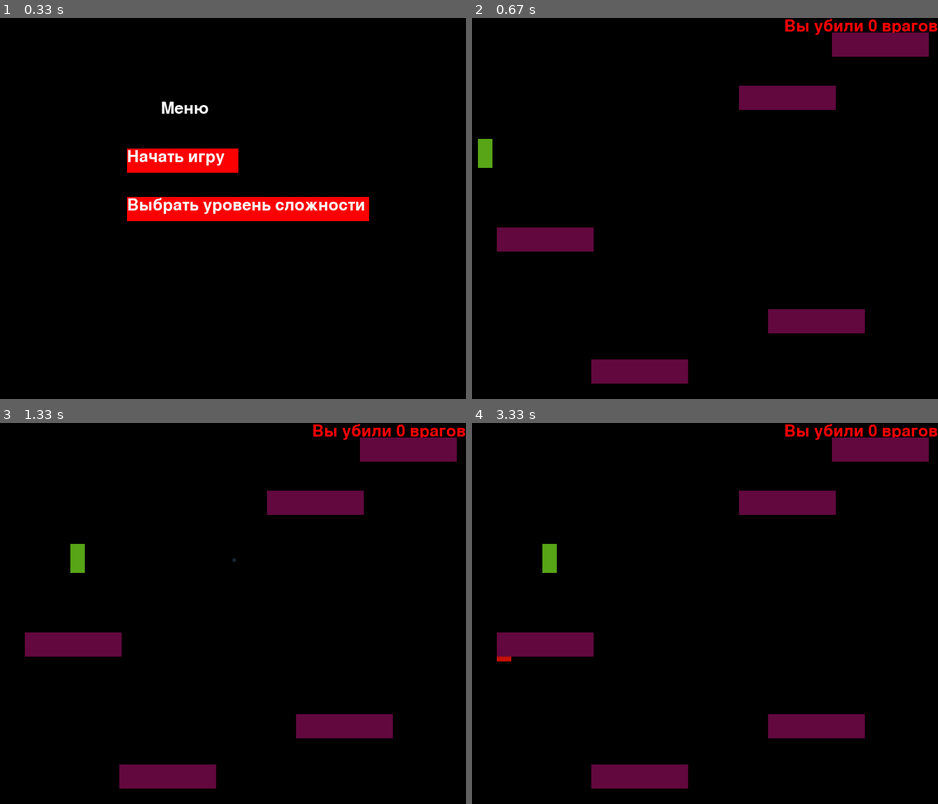
Above: before the commit, frames 1-4 (two rows, left to right).
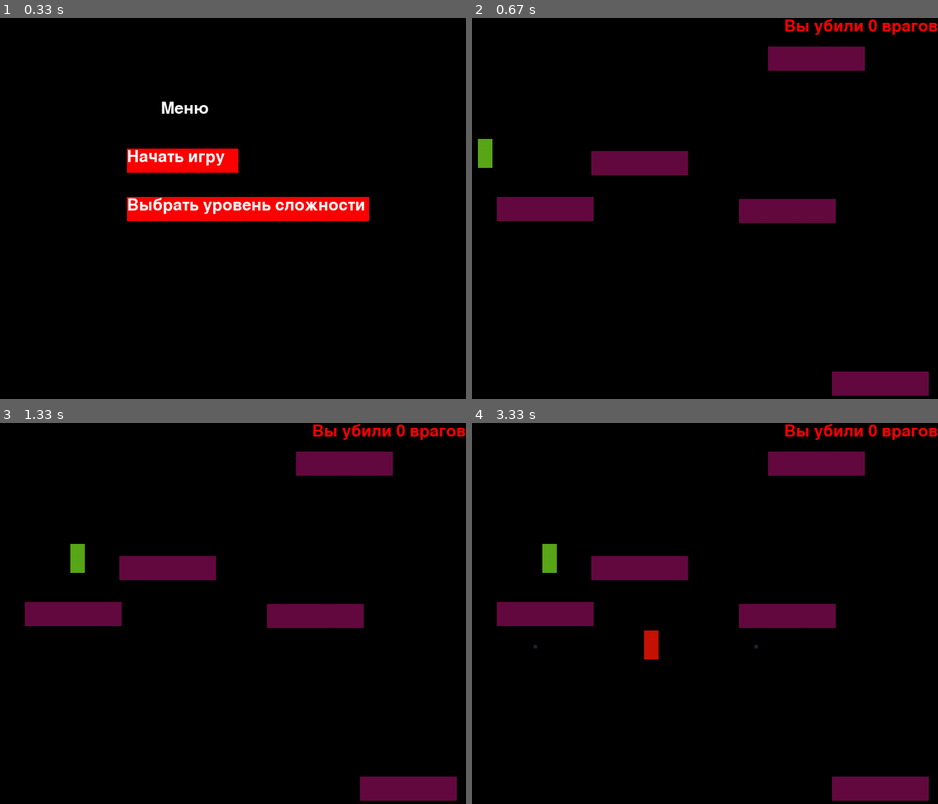
Above: after the commit, the same moments.

Repository: code-n-cry/pygame-tutoring-project
Game: pygame game, started from game.py
The game is run twice, just before and just after one commit, with the same random seed, the same clock (stepped at 60 frames per second) and the same inputs.
Inputs:
- Up to frame 1 (0.33 s): no input
- Up to frame 2 (0.67 s): click "Начать игру" at 0.38 s
- Up to frame 3 (1.33 s): tap Space at 0.67 s; hold D from 1 s (still down)
- Up to frame 4 (3.33 s): release D at 1.47 s; hold W 1.5-1.8 s; hold D 1.83-2.3 s; hold A 2.33-2.87 s; hold S 2.9-3.2 s; hold A from 3.23 s (still down); tap Space at 3.3 s

Frame 1 is identical in both runs. In frame 2, 13% of the frame differs, in the area x 5-99%, y 3-100%; in frame 3, 13%; in frame 4, 13%.

Commit message:
добавил уровни сложности

Diff:
--- a/game.py
+++ b/game.py
@@ -67,12 +67,40 @@
         self.in_menu = True
 
     def update(self, event):
-        global difficult
+        global difficult,enemy_count
         if event.type == pygame.MOUSEBUTTONDOWN:
             pos = event.pos
             if self.choice == False:
                 if 300 <= pos[0] <= 530 and 270 <= pos[1] <= 320:
                     self.in_menu = False
+                    x_list = []
+                    y_list = []
+                    wall_count = 0
+                    if difficult == "easy":
+                        wall_count = 5
+                        enemy_count = 1
+                    if difficult == "normal":
+                        wall_count = 7
+                        enemy_count = 2
+                    if difficult == "hard":
+                        wall_count = 9
+                        enemy_count = random.randint(3,4)
+                    for i in range(wall_count):
+                        x = random.randint(1, 800)
+                        y = random.randint(50, 750)
+                        if not x_list and not y_list:
+                            x_list.append(x)
+                            y_list.append(y)
+                        else:
+                            for i in range(len(x_list)):
+                                while x_list[i] - 70 <= x <= x_list[i] + 270:
+                                    x = random.randint(1, 800)
+                                while y_list[i] - 70 <= y <= y_list[i] + 270:
+                                    y = random.randint(1, 750)
+                            x_list.append(x)
+                            y_list.append(y)
+                        wall = Wall(x, y)
+                        wall_group.add(wall)
                 if 300 <= pos[0] <= 800 and 370 <= pos[1] <= 420:
                     self.choice = True
             else:
@@ -151,25 +179,7 @@
 
 
 kill_count = 0
-x_list = []
-y_list = []
-for i in range(5):
-    x = random.randint(1, 800)
-    y = random.randint(1, 750)
-    if not x_list and not y_list:
-        x_list.append(x)
-        y_list.append(y)
-    else:
-        for i in range(len(x_list)):
-            while x_list[i] - 70 <= x <= x_list[i] + 270:
-                x = random.randint(1, 800)
-            while y_list[i] - 70 <= y <= y_list[i] + 270:
-                y = random.randint(1, 750)
-        x_list.append(x)
-        y_list.append(y)
-    wall = Wall(x, y)
-    wall_group.add(wall)
-
+enemy_count = 1
 player = Player(50, 250)
 menu = Menu()
 while True:
@@ -190,21 +200,25 @@
                     enemy_bullet_right = Bullet(enemy.rect.x, enemy.rect.y + 30, -12)
                     enemy_bullet_group.add(enemy_bullet_left, enemy_bullet_right)
             if event.type == SPAWN_EVENT:
-                for i in enemy_group:
-                    i.kill()
+                print(enemy_count)
+                for c in range(enemy_count):
                     x = random.randint(1, 970)
                     y = random.randint(1, 740)
-                    for i in wall_group:
-                        while i.rect.x -250 <= x <= i.rect.x + 350:
-                            x = random.randint(1, 970)
-                        while i.rect.y - 120 <= y <= i.rect.y + 120:
-                            y = random.randint(1, 740)
-                enemy = Enemy(x, y)
-                enemy_group.add(enemy)
-                if pygame.sprite.collide_rect(i, player):
-                    player.alive = False
-                if i.rect.x < 0:
-                    i.kill()
+                    for i in enemy_group:
+                        while len(enemy_group) >= enemy_count:
+                            i.kill()
+                        for i in wall_group:
+                            while i.rect.x -250 <= x <= i.rect.x + 350:
+                                x = random.randint(1, 970)
+                            while i.rect.y - 120 <= y <= i.rect.y + 120:
+                                y = random.randint(1, 740)
+                    enemy = Enemy(x, y)
+                    enemy_group.add(enemy)
+                    if pygame.sprite.collide_rect(i, player):
+                        player.alive = False
+                    if i.rect.x < 0:
+                        i.kill()
+                print(len(enemy_group))
     if not menu.in_menu:
         for i in enemy_group:
             i.update()
